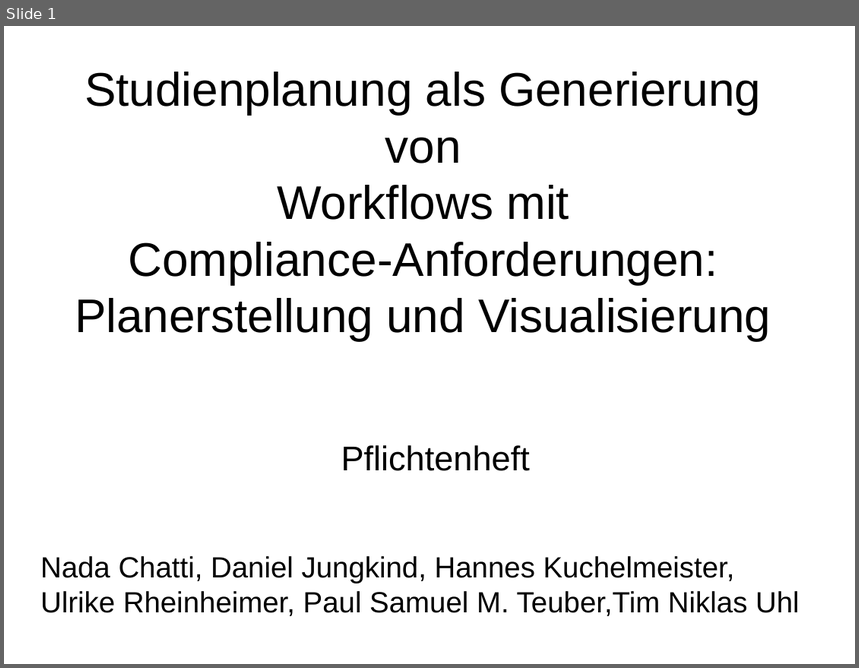
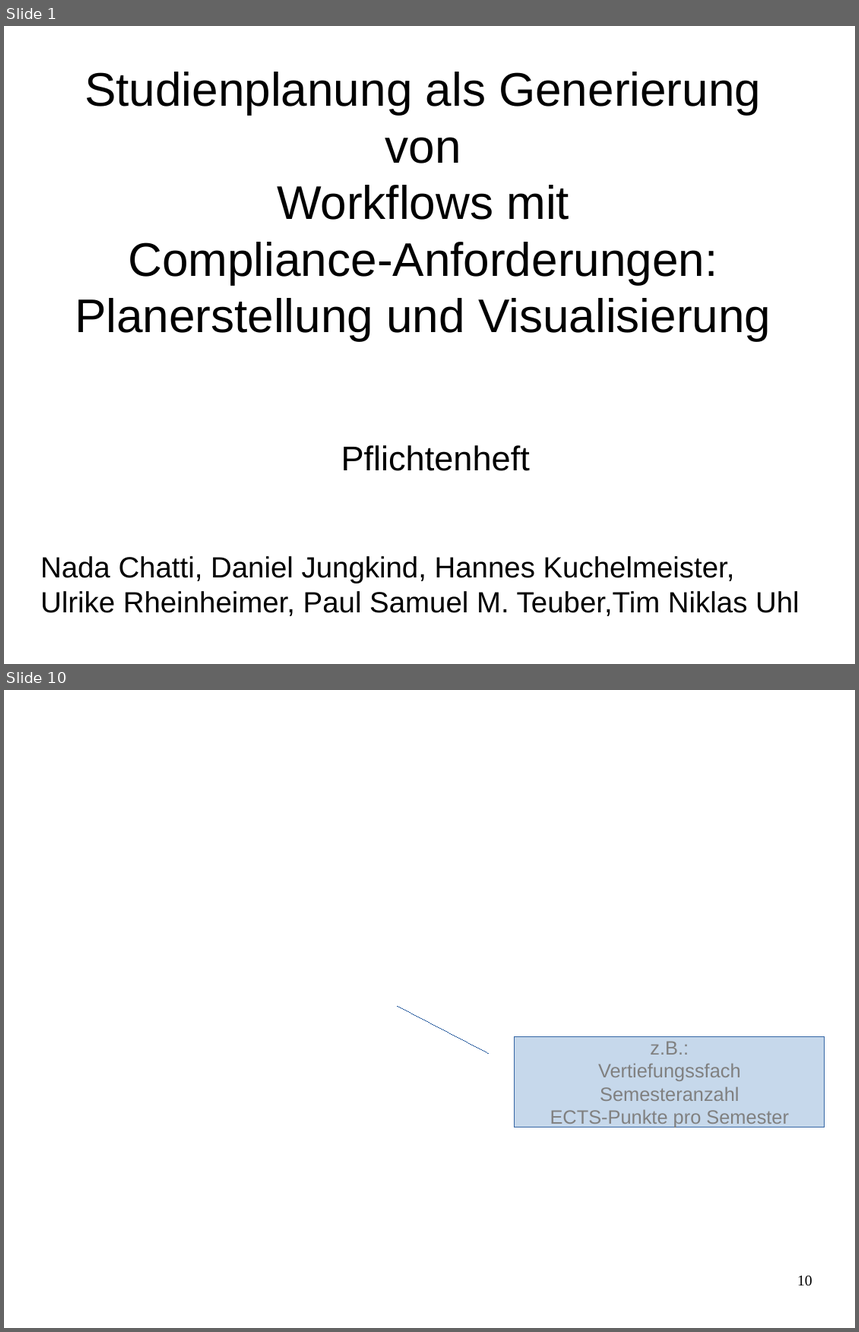
Before and after one commit to PSE-WS1617-IPD-Workflow/PSE_WS1617_IPD_Boehm_Studienplan, a slide deck: Pflichtenheft/Präsentation Pflichtenheft.odp. Shown one above the other, each under a label of ours: slide 1 before the commit, slides 1 and 10 after it; the slides between them are not shown. The pictures are 859x668 and 859x1332 pixels, drawn with LibreOffice and Linux fonts; fonts in the diff are those of the drawing; background and template pictures are left out. Boxes give left, top, right and bottom in pixels: in the first picture for what was removed or moved away, otherwise in the second. Text is boxed around its words. In the diff, an @@ line names an element or a change of style, - is before the commit and + after.

```diff
--- a/Pflichtenheft/Präsentation Pflichtenheft.odp
+++ b/Pflichtenheft/Präsentation Pflichtenheft.odp
@@ slide 10 added at bbox=[4, 690, 855, 1328], background picture (left out) @@
@@ border callout added at bbox=[515, 1037, 825, 1128], fill #729FCF at 40% opacity, outline #3465A4 0 pt, 18 pt, text #808080 @@
+z.B.:
+Vertiefungssfach
+Semesteranzahl
+ECTS-Punkte pro Semester
@@ page number added at bbox=[797, 1276, 813, 1287], 14 pt, text #000000 @@
+10
```
Also in this commit, not shown: 1 slide changed, 15 other slides added, 13 slides removed, 5 other files.
